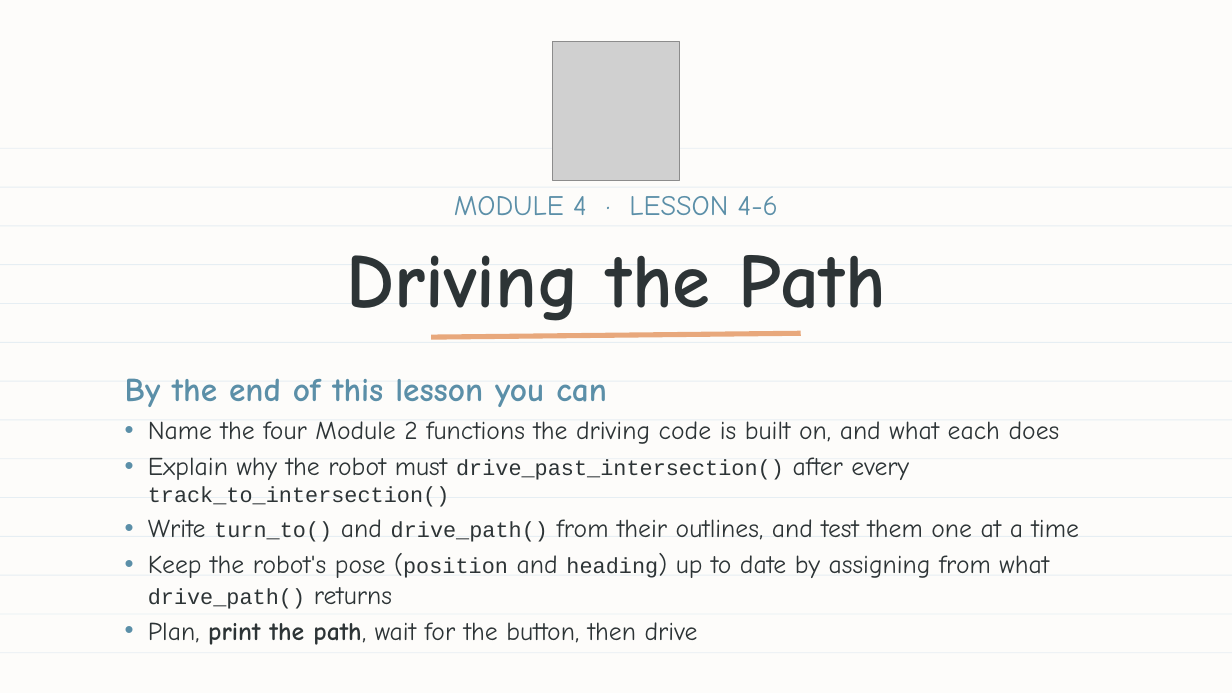
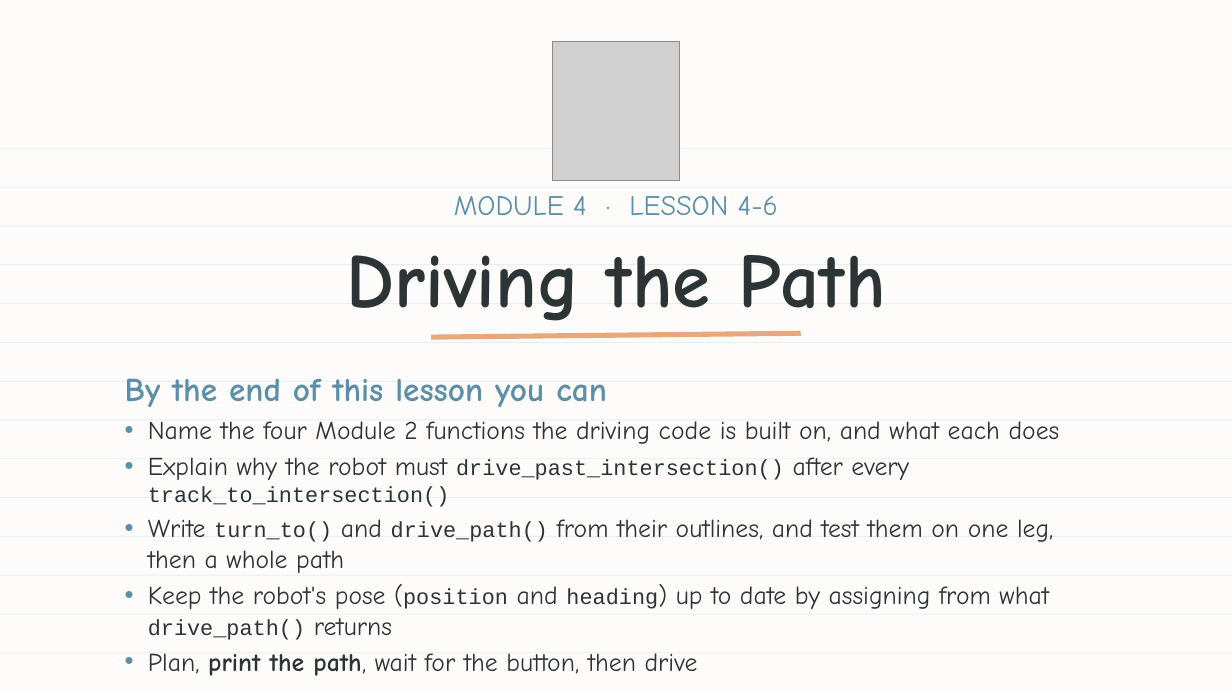
Before and after one commit to bradamiller/LearningPython, a slide deck: slide 1 of static/slides/module-04-manhattan/module-4-lesson-06-driving-the-path.pptx. Drawn at 1232x693 pixels with LibreOffice and Linux fonts; fonts in the diff are those of the drawing; grey boxes stand for pictures. Boxes give left, top, right and bottom in pixels: in the first picture for what was removed or moved away, otherwise in the second. Text is boxed around its words. In the diff, an @@ line names an element or a change of style, - is before the commit and + after.

```diff
--- a/static/slides/module-04-manhattan/module-4-lesson-06-driving-the-path.pptx
+++ b/static/slides/module-04-manhattan/module-4-lesson-06-driving-the-path.pptx
@@ text at [148, 519, 1053, 573]: text changed @@
-• Write turn_to() and drive_path() from their outlines, and test them one at a time
+• Write turn_to() and drive_path() from their outlines, and test them on one leg, then a whole path
```
Also in this commit, not shown: 4 other slides changed, 7 slides removed, 7 other files.
